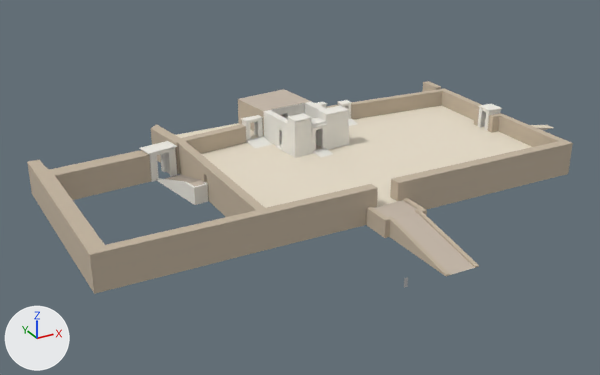
One commit to the glTF model assets/items/jq460qf3815/SAN2.glb: the scene before it, then after it.
The view is the same before and after, from a 50 mm camera at (-49.7, -20.2, 63.4) aimed at (19.6, 105.8, 0.4). Every picture has the same lights, and +X, +Y and +Z are marked at lower left.

Script lines for the objects in view, before the commit:
```python
ob_mesh15_model = bpy.data.objects.new('Mesh15 Model', me_mesh15_model_1)
ob_mesh15_model.location = (0.0, 0.0, 0.0)
ob_mesh3_gate2_2_1_model = bpy.data.objects.new('Mesh3 Gate2_2_1 Model', me_mesh3_gate2_2_1_model_1)
ob_mesh3_gate2_2_1_model.location = (0.0, 0.0, 0.0)
ob_mesh5_component_1_1_model = bpy.data.objects.new('Mesh5 Component_1_1 Model', me_mesh5_component_1_1_model_1)
ob_mesh5_component_1_1_model.location = (0.0, 0.0, 0.0)
# also in view: 'Mesh13 Component_5_1 Model' at (24.8, 115.6, 6.5); 'Mesh12 Component_5_1 Model' at (33.2, 116.3, 6.5)
```
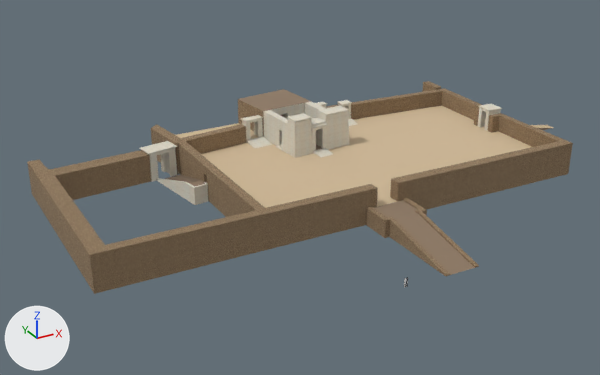
Changed parts and their boxes [x1, y1, x2, y2] in the pictures (600 x 375 px):
'Mesh15 Model', surface changed: [27, 81, 573, 294] in both
'Mesh5 Component_1_1 Model', surface changed: [157, 174, 208, 205] in both

Edits to the bpy script that builds the scene:
```text
Add img_brown2:
    img_brown2 = load_image('brown2', '_unpacked/brown2', 402, 221, 'sRGB')
Add img_brown3:
    img_brown3 = load_image('brown3', '_unpacked/brown3', 402, 221, 'sRGB')
Add img_sand_color:
    img_sand_color = load_image('sand_color', '_unpacked/sand_color', 444, 393, 'sRGB')
Add img_mudbrick2:
    img_mudbrick2 = load_image('Mudbrick2', '_unpacked/Mudbrick2', 492, 299, 'sRGB')
Change mat_mudbrick2:
    remove mat_mudbrick2.base_color = (0.553, 0.463, 0.353)  # beige #c4b5a0
    add mat_mudbrick2.texture = img_mudbrick2
Change mat_sand_color:
    remove mat_sand_color.base_color = (0.816, 0.737, 0.6)  # white #e9dfcb
    add mat_sand_color.texture = img_sand_color
Change mat_brown3:
    remove mat_brown3.base_color = (0.565, 0.482, 0.4)  # light grey #c6b8aa
    add mat_brown3.texture = img_brown3
Change mat_brown2:
    remove mat_brown2.base_color = (0.565, 0.482, 0.4)  # light grey #c6b8aa
    add mat_brown2.texture = img_brown2
```
